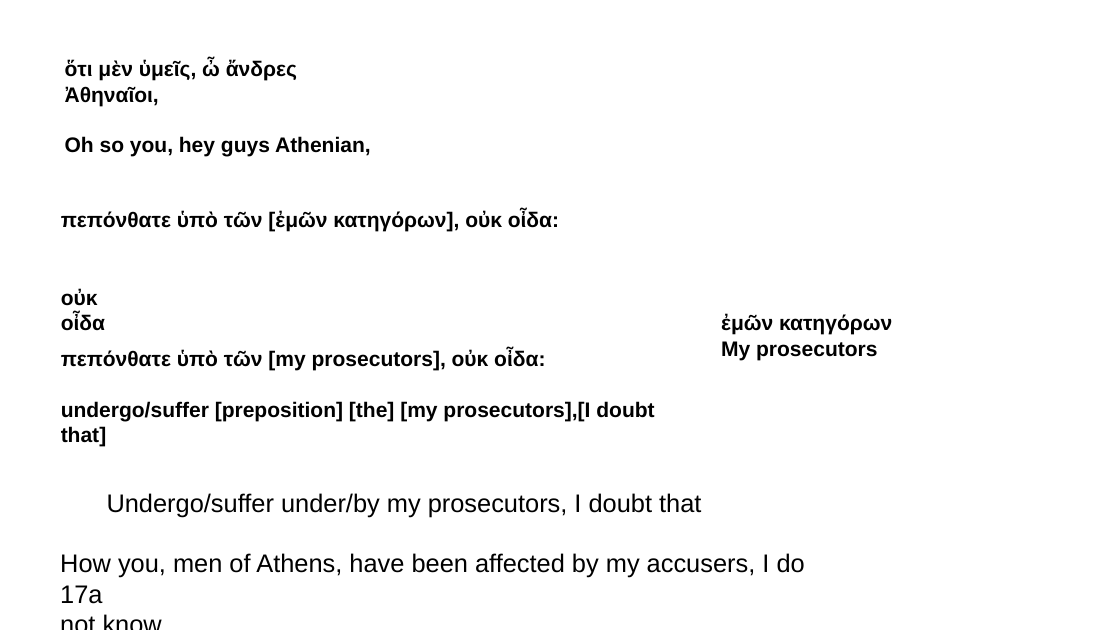
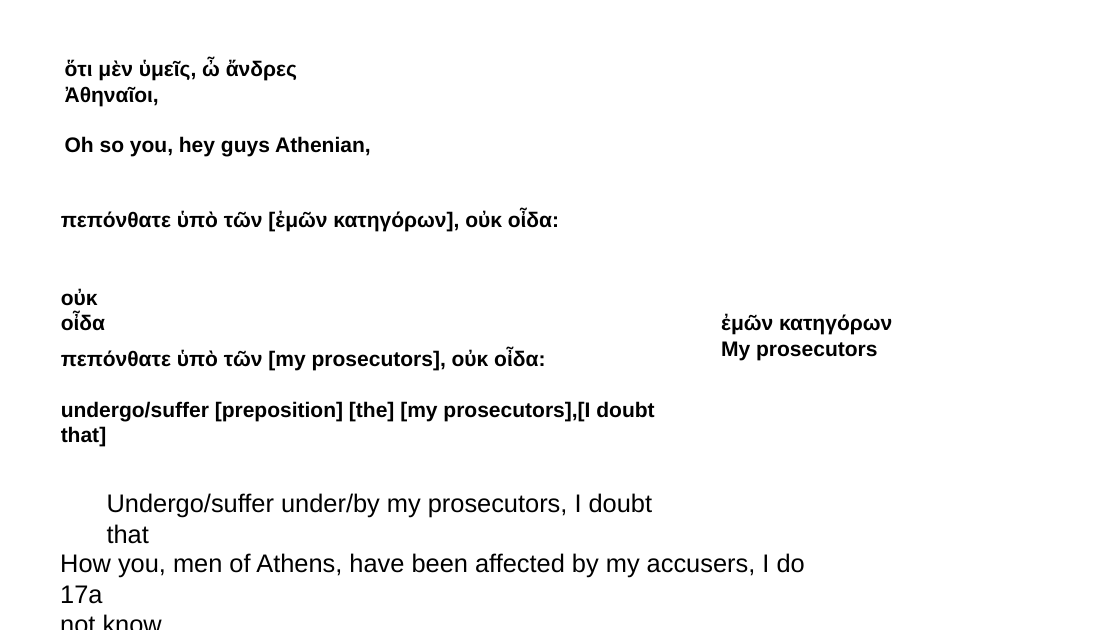
Before and after one commit to kommunikativenHandelns/Hellenike, a slide deck: slide 4 of plato_apology.odp (slide 3 before the commit). Drawn at 1120x630 pixels with LibreOffice and Linux fonts; fonts in the diff are those of the drawing. Boxes give left, top, right and bottom in pixels: in the first picture for what was removed or moved away, otherwise in the second. Text is boxed around its words. In the diff, an @@ line names an element or a change of style, - is before the commit and + after.

```diff
--- a/plato_apology.odp
+++ b/plato_apology.odp
@@ text "Undergo/suffer under/by my prosecutors, I ..." rewrapped from [107, 493, 701, 518] to [107, 493, 653, 544] @@
```
Also in this commit, not shown: 1 other slide changed, 8 slides added, 2 slides removed, 1 other file.
